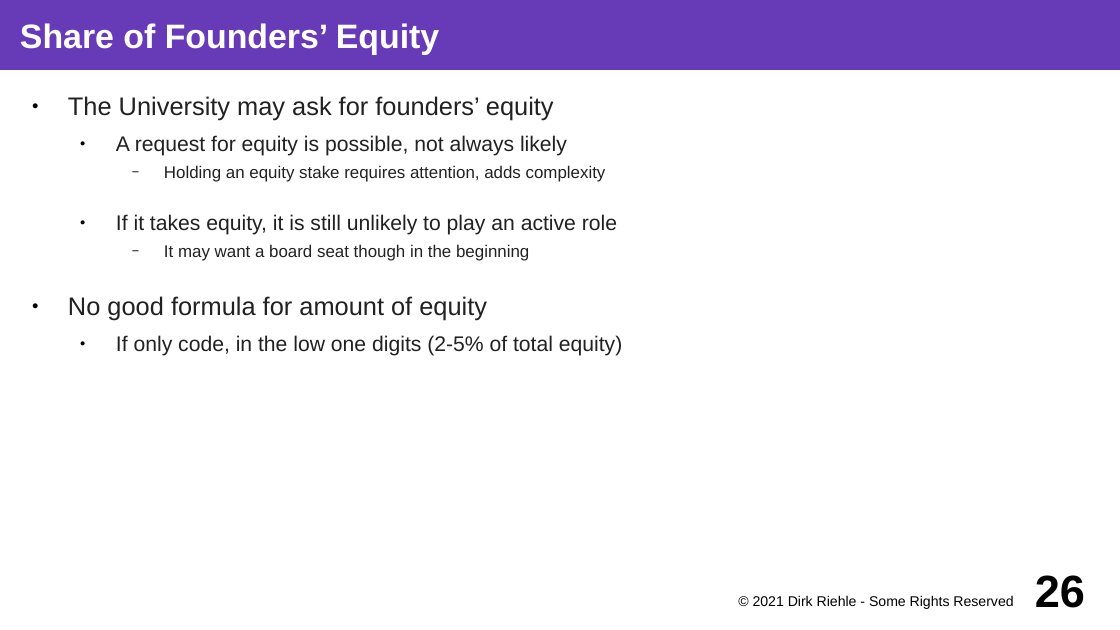
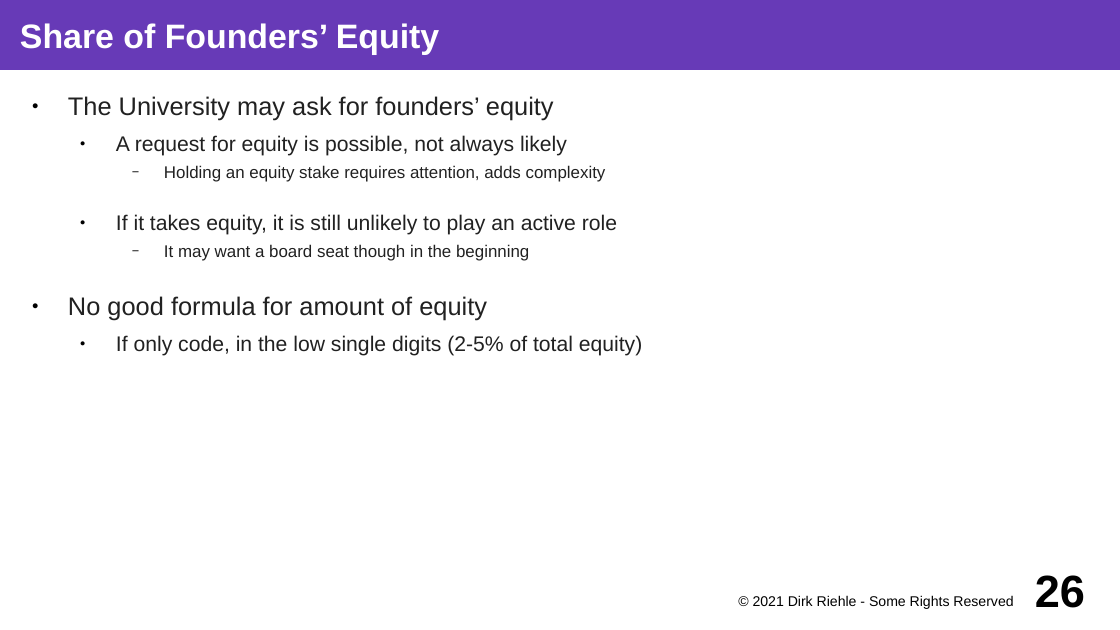
Before and after one commit to dirkriehle/coss-course, a slide deck: slide 26 of Lecture slides/COSS D03 - University Spin-offs.odp. Drawn at 1120x630 pixels with LibreOffice and Linux fonts; fonts in the diff are those of the drawing. Boxes give left, top, right and bottom in pixels: in the first picture for what was removed or moved away, otherwise in the second. Text is boxed around its words. In the diff, an @@ line names an element or a change of style, - is before the commit and + after.

```diff
--- a/Lecture slides/COSS D03 - University Spin-offs.odp
+++ b/Lecture slides/COSS D03 - University Spin-offs.odp
@@ text at (116, 335, 642, 356): text changed @@
-  ● If only code, in the low one digits (2-5% of total equity)
+  ● If only code, in the low single digits (2-5% of total equity)
```
Also in this commit, not shown: 10 other slides changed, 3 other files.
